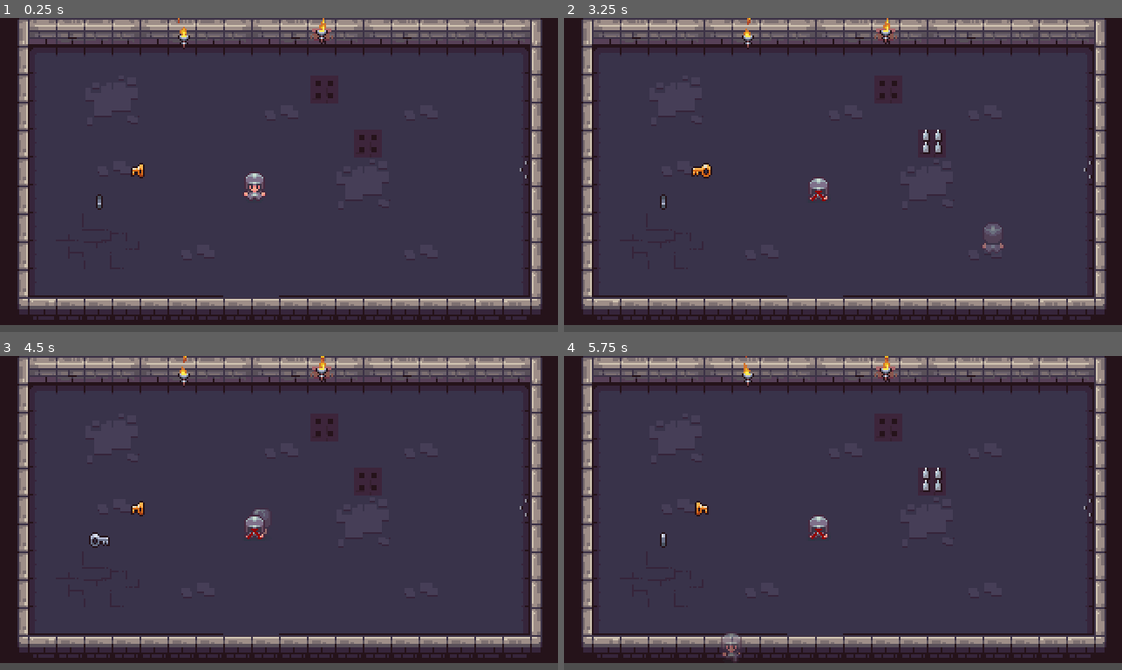
Above: before the commit, frames 1-4 (two rows, left to right).
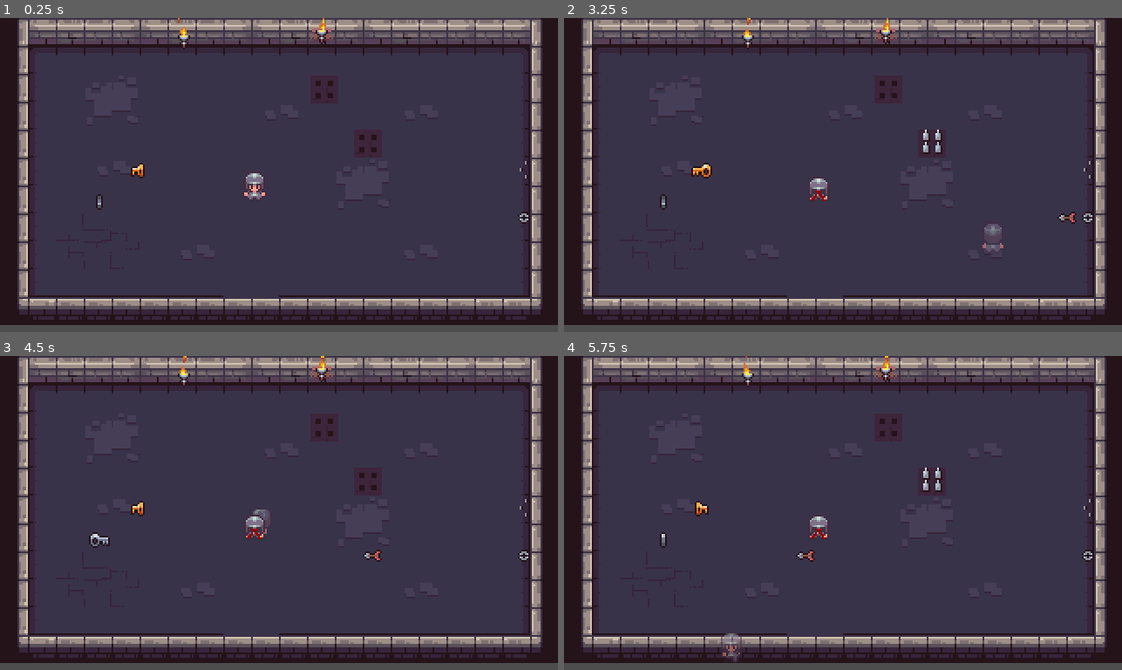
Above: after the commit, the same moments.

Repository: PauloFH/loop
Game: Godot game, scene res://scenes/fases/Main.tscn
The game is run twice, just before and just after one commit, with the same random seed, the same clock (stepped at 60 frames per second) and the same inputs.
Inputs:
- Up to frame 1 (0.25 s): no input
- Up to frame 2 (3.25 s): tap Enter (ui_accept) at 0.5, 0.77, 1.52, 3.02 s; hold Right (ui_right) 0.53-1.28 s; hold Down (ui_down) 1.28-2.03 s; hold Right (ui_right) 2.03-2.78 s; hold Up (ui_up) from 2.78 s (still down)
- Up to frame 3 (4.5 s): release Up (ui_up) at 3.53 s; hold Left (ui_left) from 3.53 s (still down); tap Enter (ui_accept) at 3.77 s
- Up to frame 4 (5.75 s): tap Enter (ui_accept) at 4.52 s; release Left (ui_left) at 5.03 s; hold Down (ui_down) from 5.03 s (still down)

The runs differ from the first frame. In frame 1, less than 0.1% of the frame differs, in the area x 92-95%, y 61-66%; in frame 2, 0.1%, in the area x 88-95%, y 61-66%; in frame 3, 0.1%; in frame 4, 0.1%.

Commit message:
feat: arrow trap

Diff:
--- a/scenes/fases/Main.tscn
+++ b/scenes/fases/Main.tscn
@@ -10,6 +10,7 @@
 [ext_resource type="PackedScene" uid="uid://i0x8nm7mlt33" path="res://scenes/objects/traps/spike_traps/auto_floor_spikes.tscn" id="8_h1rjs"]
 [ext_resource type="PackedScene" uid="uid://c3n83t6gp5c5t" path="res://scenes/objects/traps/flamethrower/flamethrower.tscn" id="9_64pgk"]
 [ext_resource type="PackedScene" uid="uid://lprrw4rjd0qg" path="res://scenes/objects/traps/spike_traps/floor_spike.tscn" id="10_j0l3m"]
+[ext_resource type="PackedScene" uid="uid://b7j2yf2am7fcr" path="res://scenes/objects/traps/arrow_traps/arrow_trap.tscn" id="11_1ch7g"]
 
 [sub_resource type="TileSetAtlasSource" id="TileSetAtlasSource_vcsgt"]
 texture = ExtResource("1_706jr")
@@ -251,3 +252,7 @@
 
 [node name="floor_spike" parent="." instance=ExtResource("10_j0l3m")]
 position = Vector2(186, 42)
+
+[node name="arrow_trap" parent="." instance=ExtResource("11_1ch7g")]
+position = Vector2(293, 115)
+rotation = 1.57079
--- /dev/null
+++ b/scenes/objects/traps/arrow_traps/arrow.tscn
@@ -0,0 +1,20 @@
+[gd_scene load_steps=4 format=3 uid="uid://cw2a2up41e7q3"]
+
+[ext_resource type="Script" uid="uid://c1fy1tnqast44" path="res://scripts/objects/armadilhas/arrow.gd" id="1_6edmg"]
+[ext_resource type="Texture2D" uid="uid://bfxnnx6pamam7" path="res://assets/2D Pixel Dungeon Asset Pack/items and trap_animation/arrow/Just_arrow.png" id="1_gijhi"]
+
+[sub_resource type="RectangleShape2D" id="RectangleShape2D_6edmg"]
+size = Vector2(7, 11)
+
+[node name="Arrow" type="Area2D"]
+rotation = -1.57079
+script = ExtResource("1_6edmg")
+
+[node name="Sprite2D" type="Sprite2D" parent="."]
+texture = ExtResource("1_gijhi")
+
+[node name="CollisionShape2D" type="CollisionShape2D" parent="."]
+position = Vector2(-0.5, 0.5)
+shape = SubResource("RectangleShape2D_6edmg")
+
+[connection signal="body_entered" from="." to="." method="_on_body_entered"]
--- /dev/null
+++ b/scenes/objects/traps/arrow_traps/arrow_trap.tscn
@@ -0,0 +1,49 @@
+[gd_scene load_steps=8 format=3 uid="uid://b7j2yf2am7fcr"]
+
+[ext_resource type="Script" uid="uid://br2nasrrdtav5" path="res://scripts/objects/armadilhas/arrow_trap.gd" id="1_uxfep"]
+[ext_resource type="Texture2D" uid="uid://dn8oqi6l7pomh" path="res://assets/2D Pixel Dungeon Asset Pack/items and trap_animation/arrow/arrow_2.png" id="2_s2icw"]
+[ext_resource type="Texture2D" uid="uid://ccph7y050cwgq" path="res://assets/2D Pixel Dungeon Asset Pack/items and trap_animation/arrow/arrow_3.png" id="3_8yx83"]
+[ext_resource type="Texture2D" uid="uid://ct7h3ix2xiphf" path="res://assets/2D Pixel Dungeon Asset Pack/items and trap_animation/arrow/arrow_4.png" id="4_ilh60"]
+[ext_resource type="Texture2D" uid="uid://dqamguvn6tn82" path="res://assets/2D Pixel Dungeon Asset Pack/items and trap_animation/arrow/arrow_1.png" id="5_7yua4"]
+
+[sub_resource type="SpriteFrames" id="SpriteFrames_k2ciq"]
+animations = [{
+"frames": [{
+"duration": 1.0,
+"texture": ExtResource("2_s2icw")
+}, {
+"duration": 1.0,
+"texture": ExtResource("3_8yx83")
+}, {
+"duration": 1.0,
+"texture": ExtResource("4_ilh60")
+}, {
+"duration": 1.0,
+"texture": ExtResource("5_7yua4")
+}, {
+"duration": 1.0,
+"texture": ExtResource("2_s2icw")
+}],
+"loop": false,
+"name": &"default",
+"speed": 12.0
+}]
+
+[sub_resource type="RectangleShape2D" id="RectangleShape2D_ihydr"]
+size = Vector2(20, 68)
+
+[node name="Node2D" type="Node2D"]
+script = ExtResource("1_uxfep")
+
+[node name="sprite2D" type="AnimatedSprite2D" parent="."]
+sprite_frames = SubResource("SpriteFrames_k2ciq")
+frame = 4
+frame_progress = 1.0
+
+[node name="activate_box" type="Area2D" parent="."]
+
+[node name="CollisionShape2D" type="CollisionShape2D" parent="activate_box"]
+position = Vector2(0, 23)
+shape = SubResource("RectangleShape2D_ihydr")
+
+[connection signal="body_entered" from="activate_box" to="." method="_on_activate_box_body_entered"]
--- a/scenes/objects/traps/flamethrower/flamethrower.tscn
+++ b/scenes/objects/traps/flamethrower/flamethrower.tscn
@@ -27,7 +27,7 @@
 }]
 
 [sub_resource type="RectangleShape2D" id="RectangleShape2D_b7ev4"]
-size = Vector2(16, 24)
+size = Vector2(16, 32.5)
 
 [sub_resource type="RectangleShape2D" id="RectangleShape2D_2ay5i"]
 size = Vector2(16, 22)
@@ -41,7 +41,7 @@
 [node name="activate_box" type="Area2D" parent="."]
 
 [node name="CollisionShape2D" type="CollisionShape2D" parent="activate_box"]
-position = Vector2(0, 9)
+position = Vector2(0, 6.75)
 shape = SubResource("RectangleShape2D_b7ev4")
 
 [node name="damage_box" type="Area2D" parent="."]
--- /dev/null
+++ b/scripts/objects/armadilhas/arrow.gd
@@ -0,0 +1,19 @@
+extends Area2D
+
+var damage:float = 0
+var direction:Vector2 = Vector2(0,0)
+var speed:float = 0
+
+func setup(damage:float, direction:Vector2, speed:float) -> void:
+	self.damage = damage
+	self.direction = direction
+	self.speed = speed
+	rotation = direction.angle()
+
+
+func _process(delta: float) -> void:
+	position += Vector2(0, speed)
+
+func _on_body_entered(body: Node2D) -> void:
+	if body.is_in_group("player"):
+		body.take_damage(damage)
--- /dev/null
+++ b/scripts/objects/armadilhas/arrow_trap.gd
@@ -0,0 +1,18 @@
+extends TrapBase
+
+@export var arrow_speed:float = 5
+const ARROW = preload("res://scenes/objects/traps/arrow_traps/arrow.tscn")
+
+func _ready() -> void:
+	$sprite2D.speed_scale
+
+func _on_activate_box_body_entered(body:Node2D) -> void:
+	if body.is_in_group("player"):
+		trigger_trap(body)
+
+func activate_trap(body:Node2D) -> void:
+	$sprite2D.play("default")
+	var new_arrow = ARROW.instantiate()
+	new_arrow.setup(damage, Vector2.ZERO, 1)
+
+	Callable(func(): add_child(new_arrow)).call_deferred()
Not shown: 1 places in scenes/fases/Main.tscn that only renumber resources
Not shown, added: scripts/objects/armadilhas/arrow.gd.uid
Not shown, added: scripts/objects/armadilhas/arrow_trap.gd.uid
